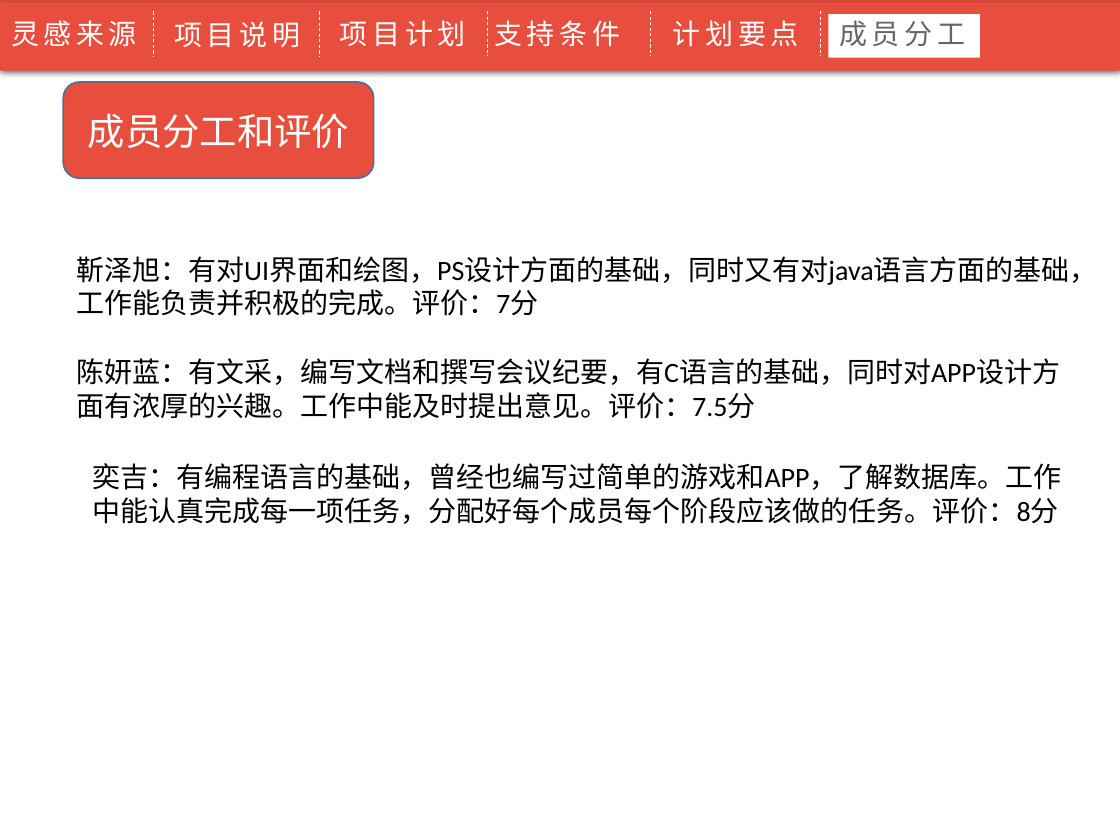
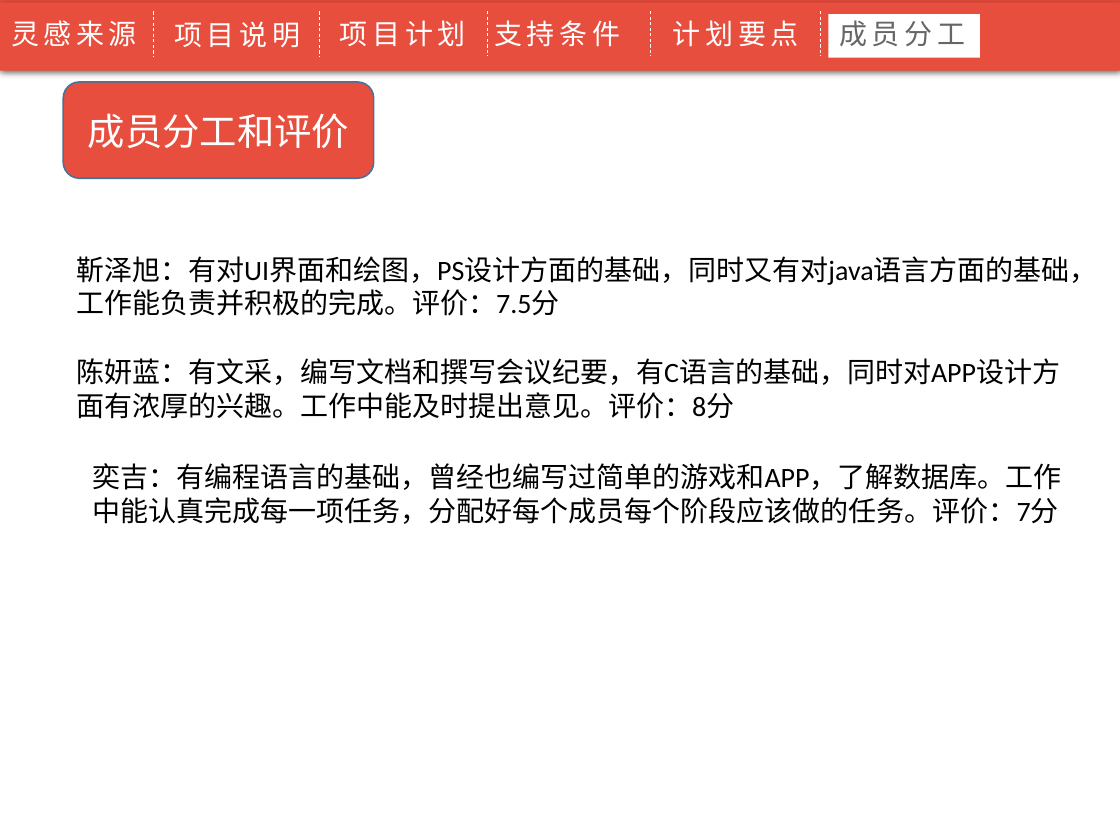
Before and after one commit to MrJimmyYi/learngit, a slide deck: slide 45 of 软件工程0414/修改后项目计划PPT0414.pptx. Drawn at 1120x840 pixels with LibreOffice and Linux fonts; fonts in the diff are those of the drawing; background and template pictures are left out. Boxes give left, top, right and bottom in pixels: in the first picture for what was removed or moved away, otherwise in the second. Text is boxed around its words. In the diff, an @@ line names an element or a change of style, - is before the commit and + after.

Commit message:
评分

```diff
--- a/软件工程0414/修改后项目计划PPT0414.pptx
+++ b/软件工程0414/修改后项目计划PPT0414.pptx
@@ text at [76,256,1098,316]: text changed @@
-靳泽旭：有对UI界面和绘图，PS设计方面的基础，同时又有对java语言方面的基础，工作能负责并积极的完成。评价：7分
+靳泽旭：有对UI界面和绘图，PS设计方面的基础，同时又有对java语言方面的基础，工作能负责并积极的完成。评价：7.5分
@@ text at [76,358,1060,419]: text changed @@
-陈妍蓝：有文采，编写文档和撰写会议纪要，有C语言的基础，同时对APP设计方面有浓厚的兴趣。工作中能及时提出意见。评价：7.5分
+陈妍蓝：有文采，编写文档和撰写会议纪要，有C语言的基础，同时对APP设计方面有浓厚的兴趣。工作中能及时提出意见。评价：8分
@@ text at [93,463,1062,524]: text changed @@
-奕吉：有编程语言的基础，曾经也编写过简单的游戏和APP，了解数据库。工作中能认真完成每一项任务，分配好每个成员每个阶段应该做的任务。评价：8分
+奕吉：有编程语言的基础，曾经也编写过简单的游戏和APP，了解数据库。工作中能认真完成每一项任务，分配好每个成员每个阶段应该做的任务。评价：7分
```
